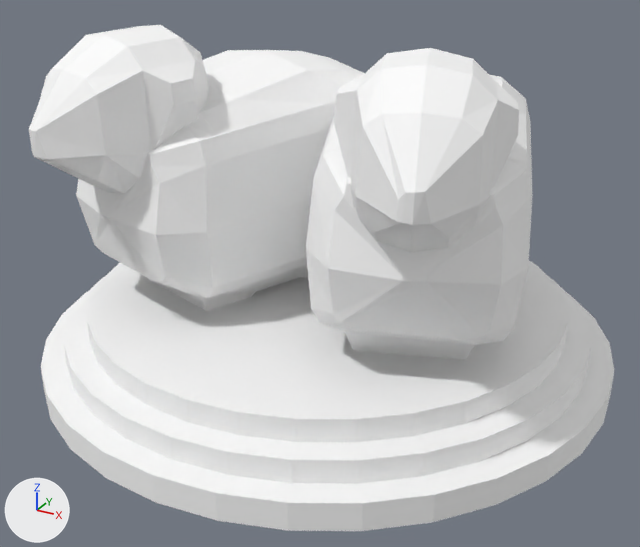
One commit to the glTF model public/assets/harbor_resources/harbor_wool.glb: the scene before it, then after it.
One viewpoint serves both versions: a 50 mm lens placed at (2.89, -3.11, 9.42), pointed at (-5.14, 11.49, 2.12). Every picture has the same lights, and +X, +Y and +Z are marked at lower left. The picture after the commit comes second. Vertices at exactly the same position are counted once.

The older version as bpy lines, for what is in view:
```python
me_harbor_wool = bpy.data.meshes.new('harbor_wool')
me_harbor_wool.from_pydata(...)  # 752 vertices, 1512 faces; spans x -11.3..0.7, y 6.1..18.1, z 0.0..7.03
me_harbor_wool.materials.append(mat_mat_harbor_wool)
ob_harbor_wool = bpy.data.objects.new('harbor_wool', me_harbor_wool)
ob_harbor_wool.location = (0.0, 0.0, 0.0)
```
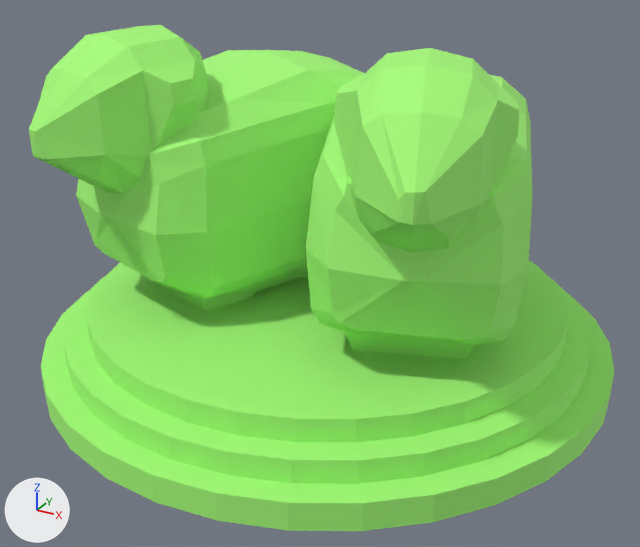
Changed parts and their boxes (x1, y1, x2, y2) in the pictures (640 x 547 px):
part 1 of me_harbor_wool, recoloured (white to green): (29, 25, 614, 531) in both

What changed in the scene script:
```text
Change me_harbor_wool:
    where me_harbor_wool.from_pydata(...)  # 752 vertices, 1512 faces; spans x -11.3..0.7, y 6.1..18.1, z 0.0..7.03
    used by ob_harbor_wool; location = (0.0, 0.0, 0.0)
    me_harbor_wool part 1: 1512 faces centred in x -11.26..0.66, y 6.14..18.06, z 0.0..6.99 are repainted in the vertex colours; the middle colour goes from white #ffffff to green #aaff7c
```
